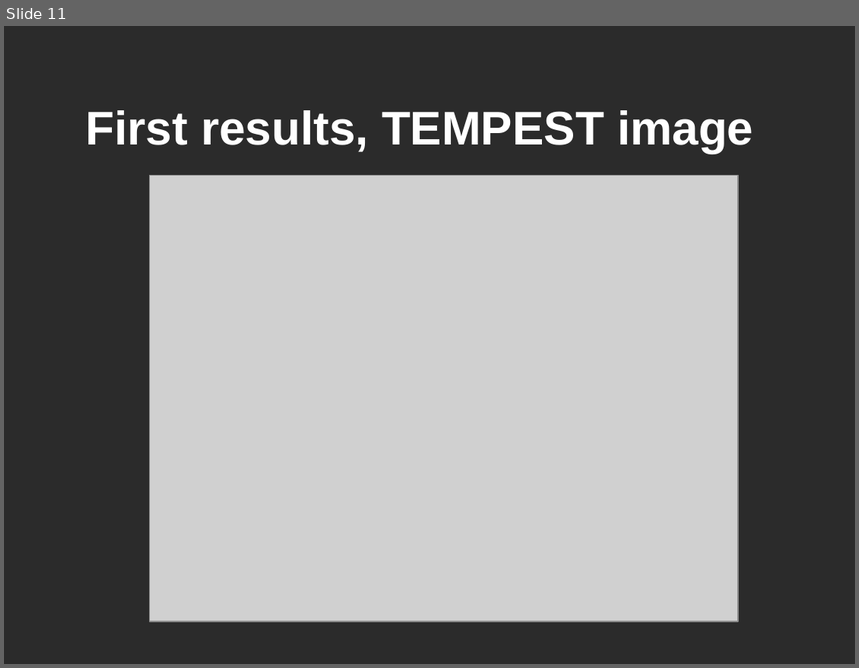
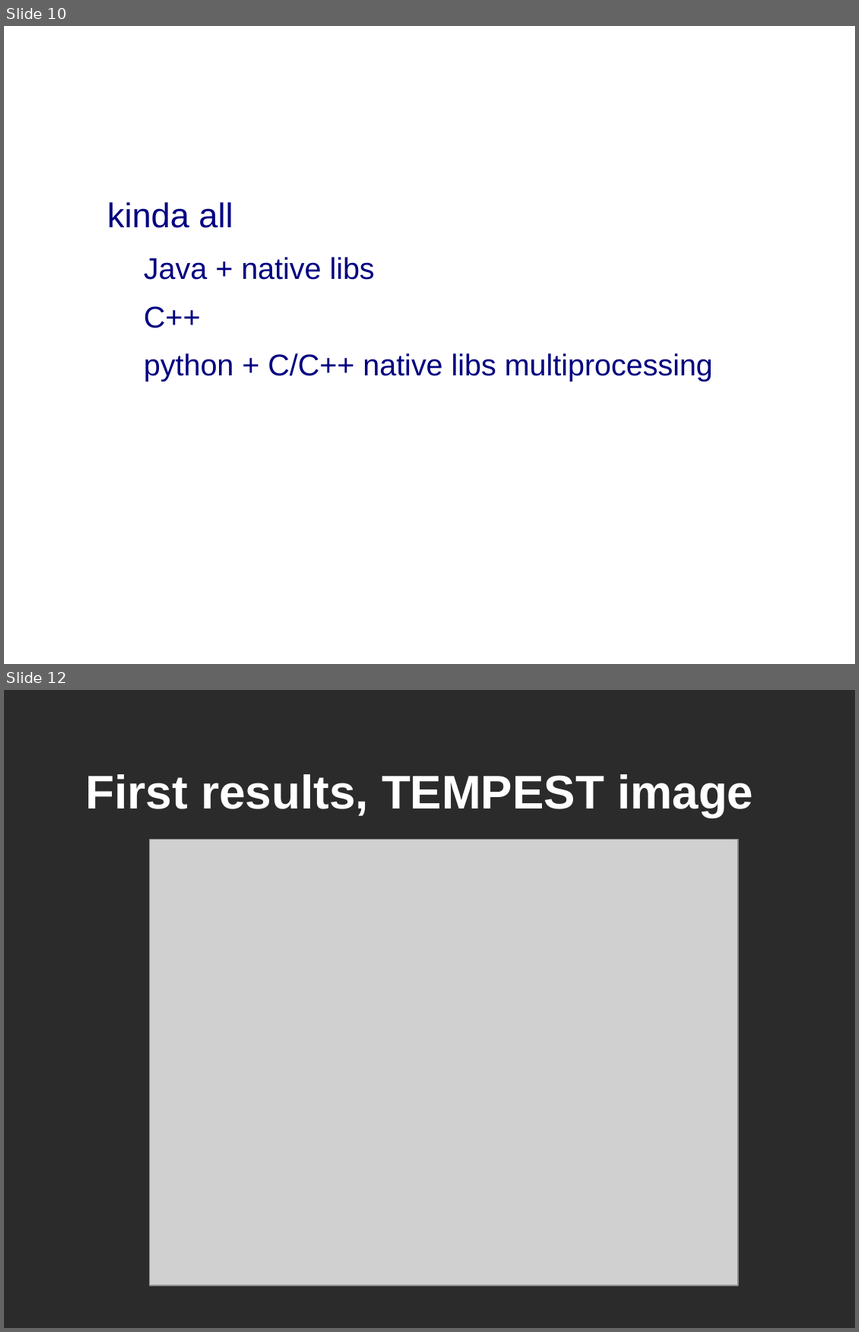
Before and after one commit to hiviah/TEMPEST-KAIR, a slide deck: TEMPEST_KAIR.odp. Shown one above the other, each under a label of ours: slide 11 before the commit, slides 10 and 12 after it; the slides between them are not shown. The pictures are 859x668 and 859x1332 pixels, drawn with LibreOffice and Linux fonts; fonts in the diff are those of the drawing; grey boxes stand for pictures; background and template pictures are left out; a plain dark background stands for a picture behind light text. Boxes give left, top, right and bottom in pixels: in the first picture for what was removed or moved away, otherwise in the second. Text is boxed around its words. In the diff, an @@ line names an element or a change of style, - is before the commit and + after.

```diff
--- a/TEMPEST_KAIR.odp
+++ b/TEMPEST_KAIR.odp
@@ slide 10 added at [4, 26, 855, 664], background picture (left out) @@
@@ title added at [47, 73, 795, 180], 44 pt, text #FFFFFF, bold @@
+Software stacks
@@ text added at [107, 202, 713, 382], 28 pt, text #000080 @@
+● kinda all
+  − Java + native libs
+  − C++
+  − python + C/C++ native libs multiprocessing
@@ what was slide 11 is now slide 12 @@
```
Also in this commit, not shown: 1 slide changed, 3 other slides added.
